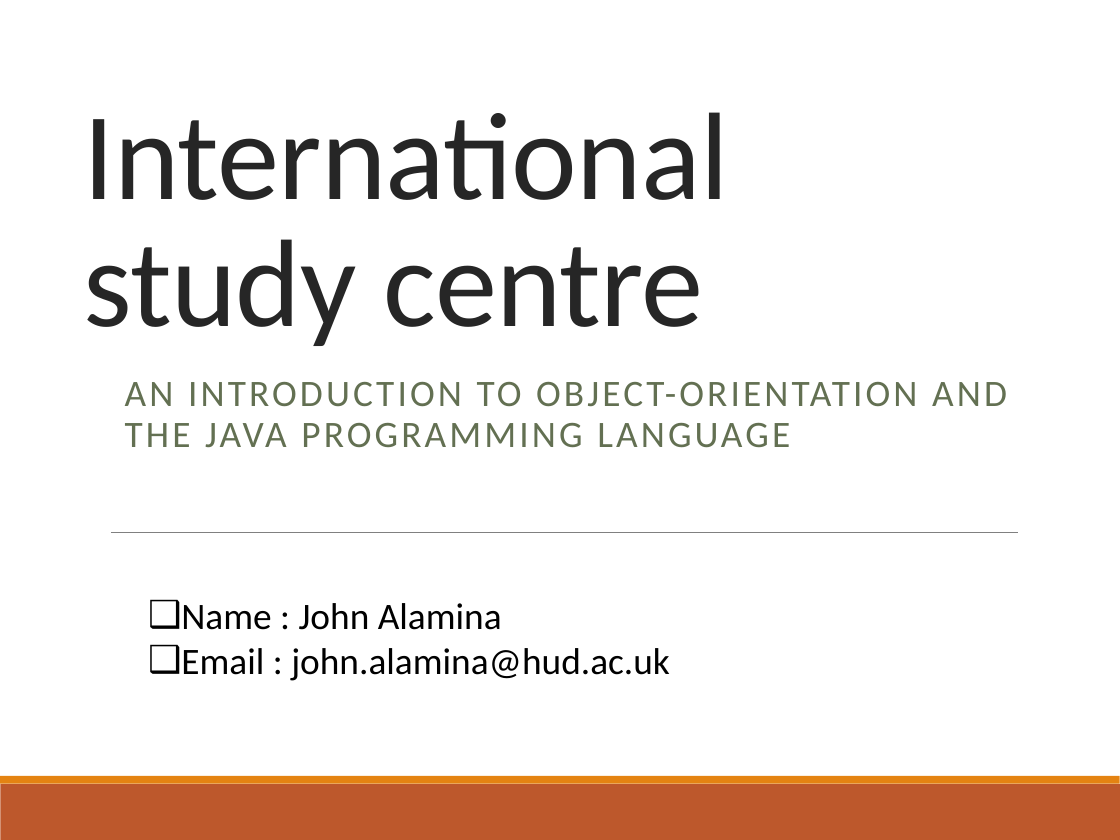
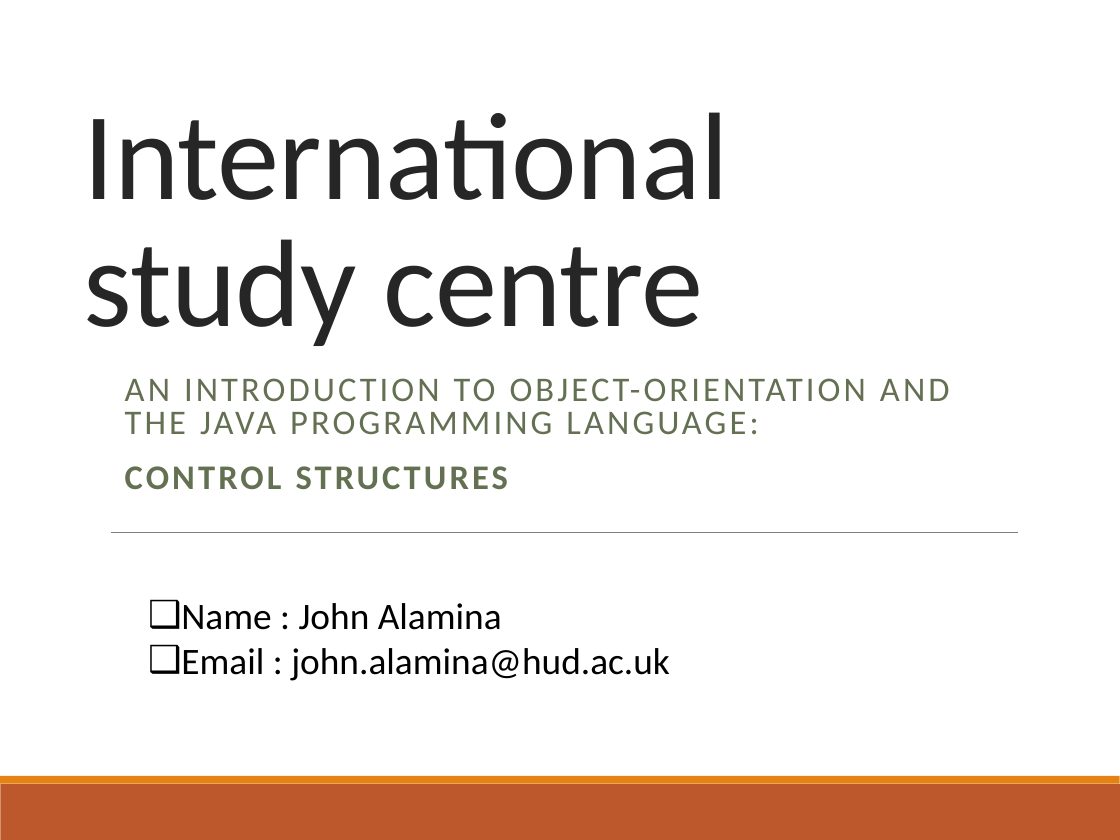
Before and after one commit to deeperj/dillinger, a slide deck: slide 1 of thesis/ukapp2/wqu_isc/sofware_design/Lesson 2 - Java.pptx. Drawn at 1120x840 pixels with LibreOffice and Linux fonts; fonts in the diff are those of the drawing. Boxes give left, top, right and bottom in pixels: in the first picture for what was removed or moved away, otherwise in the second. Text is boxed around its words. In the diff, an @@ line names an element or a change of style, - is before the commit and + after.

Commit message:
java01

```diff
--- a/thesis/ukapp2/wqu_isc/sofware_design/Lesson 2 - Java.pptx
+++ b/thesis/ukapp2/wqu_isc/sofware_design/Lesson 2 - Java.pptx
@@ subtitle at (125, 378, 950, 489): text changed; size 24 to 22.2 pt @@
-AN INTRODUCTION TO OBJECT-ORIENTATION AND THE JAVA PROGRAMMING LANGUAGE
+AN INTRODUCTION TO OBJECT-ORIENTATION AND THE JAVA PROGRAMMING LANGUAGE:
+CONTROL STRUCTURES
```
Also in this commit, not shown: 14 slides added, 5 slides removed, 5 other files.
